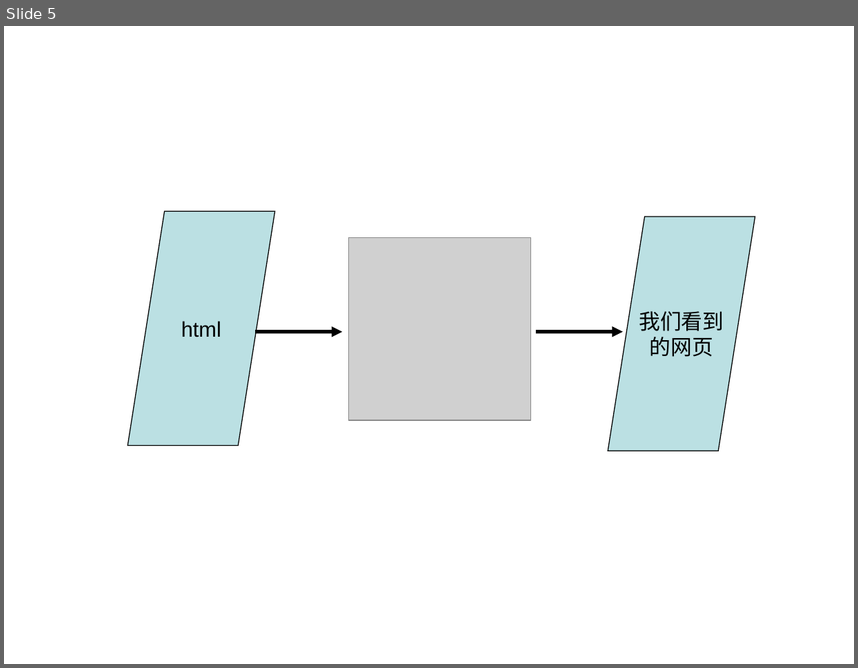
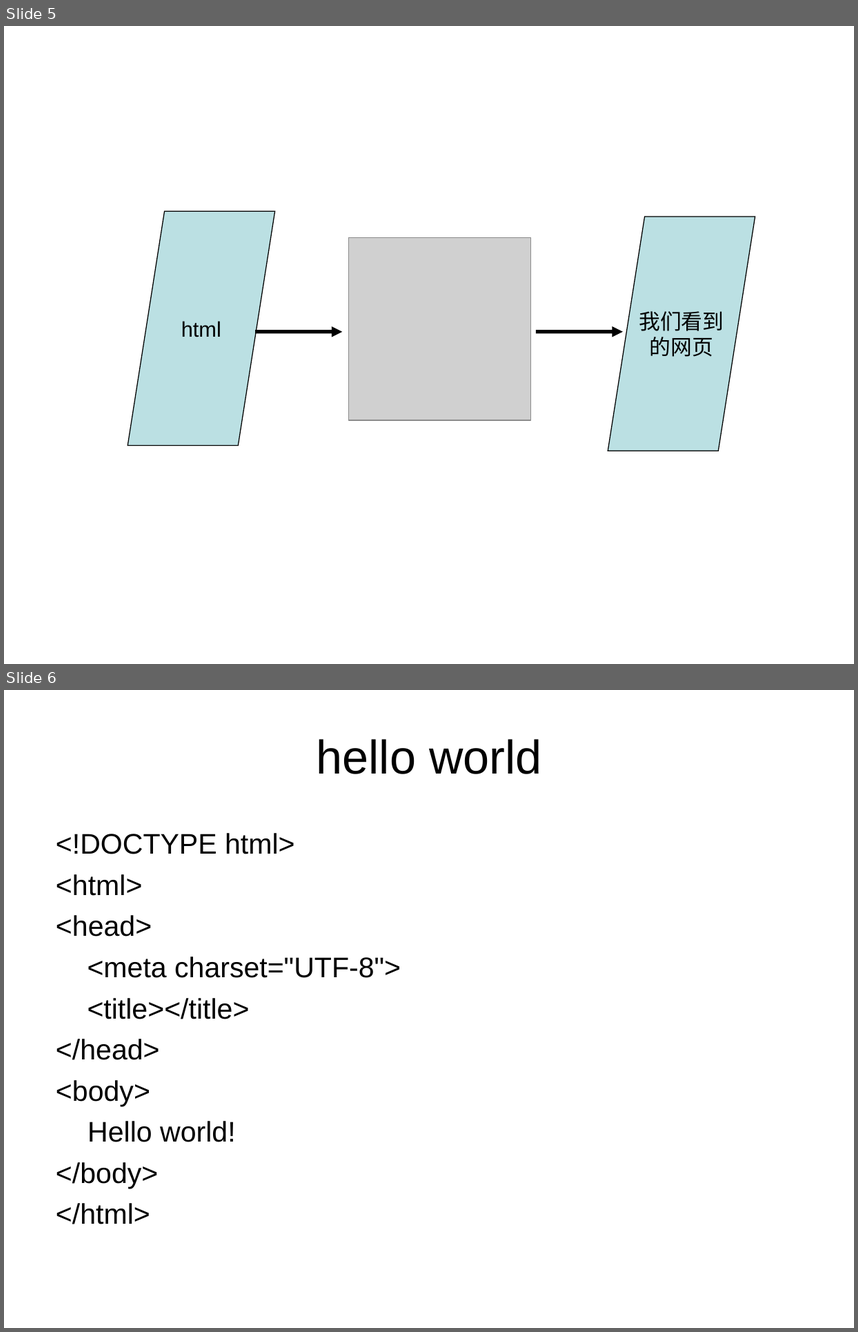
Before and after one commit to gagaprince/learn_fe_for_kd, a slide deck: 初识前端-html.ppt. Shown one above the other, each under a label of ours: slide 5 before the commit, slides 5 and 6 after it. The pictures are 858x668 and 858x1332 pixels, drawn with LibreOffice and Linux fonts; fonts in the diff are those of the drawing; grey boxes stand for pictures; background and template pictures are left out. Boxes give left, top, right and bottom in pixels: in the first picture for what was removed or moved away, otherwise in the second. Text is boxed around its words. In the diff, an @@ line names an element or a change of style, - is before the commit and + after.

```diff
--- a/初识前端-html.ppt
+++ b/初识前端-html.ppt
@@ slide 6 added at bbox=[4, 690, 854, 1328], background picture (left out) @@
@@ title added at bbox=[317, 739, 542, 774], 40 pt, text #000000 @@
+hello world
@@ text added at bbox=[56, 833, 401, 1224], 24 pt, text #000000 @@
+<!DOCTYPE html>
+<html>
+<head>
+<meta charset="UTF-8">
+<title></title>
+</head>
+<body>
+Hello world!
+</body>
+</html>
```
Also in this commit, not shown: 10 other slides added, 17 other files.
